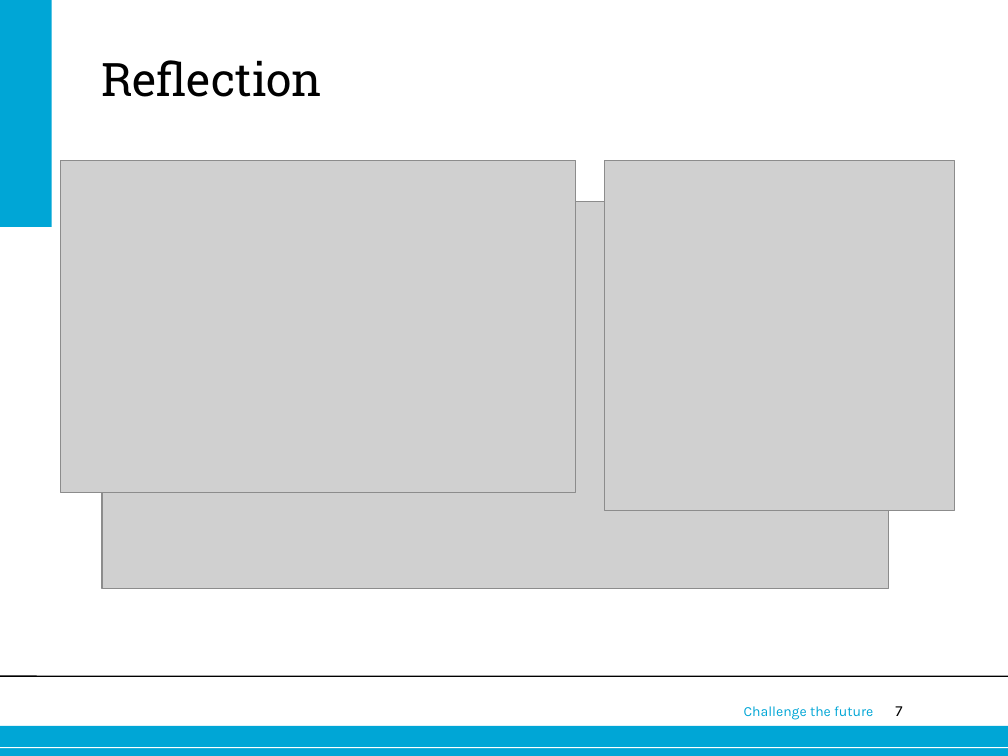
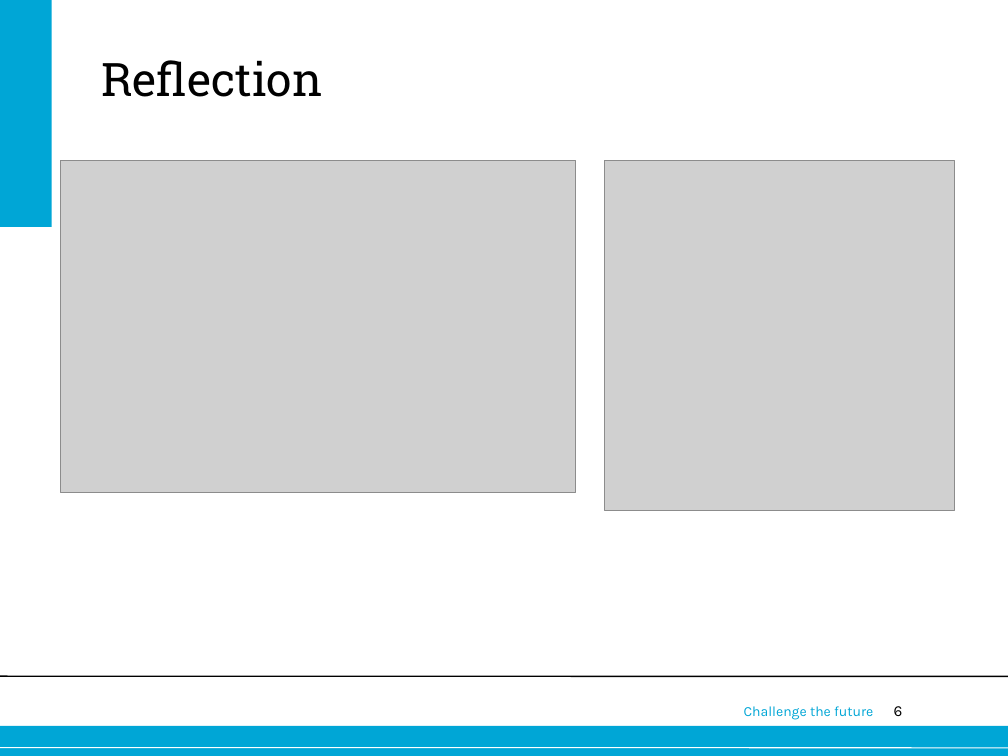
Before and after one commit to Boudewijn26/Computer-Graphics-group-17, a slide deck: slide 6 of docs/Presentation.ppt (slide 7 before the commit). Drawn at 1008x756 pixels with LibreOffice and Linux fonts; fonts in the diff are those of the drawing; grey boxes stand for pictures; background and template pictures are left out. Boxes give left, top, right and bottom in pixels: in the first picture for what was removed or moved away, otherwise in the second. Text is boxed around its words. In the diff, an @@ line names an element or a change of style, - is before the commit and + after.

```diff
--- a/docs/Presentation.ppt
+++ b/docs/Presentation.ppt
@@ picture removed at bbox=[102, 202, 889, 589] @@
@@ page number at bbox=[894, 706, 903, 716]: text changed @@
-7
+6
```
Also in this commit, not shown: 5 other slides changed, 3 slides removed.
